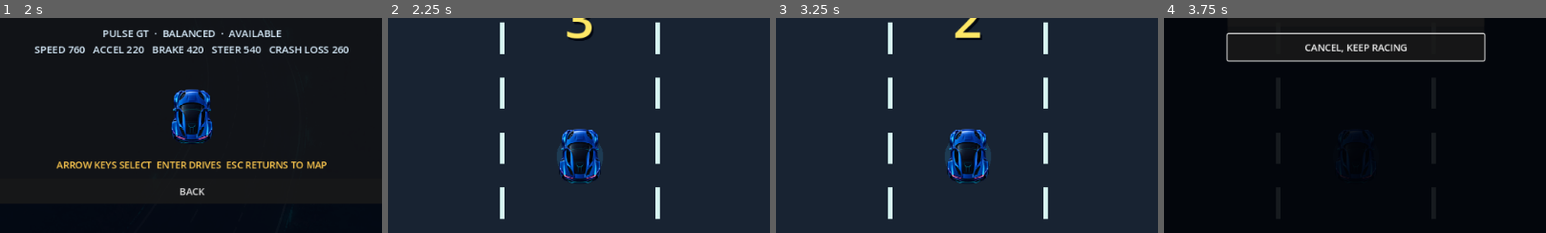
Above: before the commit, frames 1-4 (left to right).
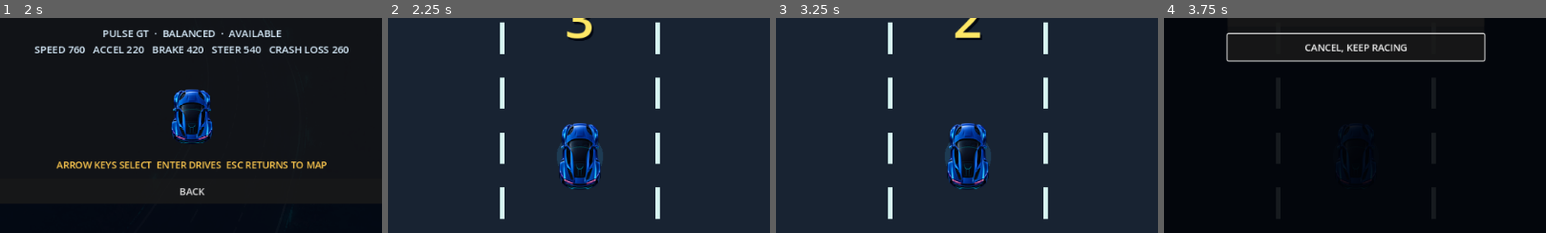
Above: after the commit, the same moments.

Repository: xiejiamincyq/car
Game: Godot game, scene res://scenes/main.tscn
Two runs of this game, one before a commit and one after it. Both use one fixed random seed, a clock stepped at 60 frames per second and the inputs below.
Inputs:
- Up to frame 1 (2 s): click "START RACE" at 0.5 s; click "01 NEON COAST" at 1.25 s
- Up to frame 2 (2.25 s): click "PULSE GT BALANCED" at 2 s
- Up to frame 3 (3.25 s): tap Enter at 2.75 s; hold Right (steer_right) from 2.78 s (still down); tap P at 2.85 s
- Up to frame 4 (3.75 s): tap R (restart_run) at 3.5 s; release Right (steer_right) at 3.53 s; hold Down (brake) from 3.53 s (still down); tap P at 3.6 s
The pictures show only the part of the screen within x 25-75%, y 50-100%; the shares and areas given below are measured in that part.

Frame 1 is identical in both runs. In frame 2, 1.6% of the frame differs, in the area x 44-56%, y 48-80%; in frame 3, 1.6%; in frame 4, less than 0.1%.

Commit message:
feat: deepen vehicle motion and speed feedback

Diff:
--- a/scripts/drive_controller.gd
+++ b/scripts/drive_controller.gd
@@ -8,6 +8,7 @@
 var steering_speed: float
 var road_half_width: float
 var player_half_width: float
+var rolling_resistance: float
 var speed: float
 var lateral_position: float = 0.0
 
@@ -18,7 +19,8 @@
 		braking_per_second: float,
 		steering_per_second: float,
 		road_limit: float = 300.0,
-		car_half_width: float = 0.0
+		car_half_width: float = 0.0,
+		coasting_resistance: float = 35.0
 	) -> void:
 	start_speed = initial_speed
 	max_speed = maximum_speed
@@ -27,10 +29,12 @@
 	steering_speed = steering_per_second
 	road_half_width = road_limit
 	player_half_width = car_half_width
+	rolling_resistance = maxf(0.0, coasting_resistance)
 	speed = start_speed
 
 func step(delta: float, accelerate_input: float, brake_input: float, steering_input: float = 0.0) -> void:
-	var speed_change := (accelerate_input * acceleration - brake_input * braking) * delta
+	var resistance := rolling_resistance if accelerate_input <= 0.0 and brake_input <= 0.0 else 0.0
+	var speed_change := (accelerate_input * acceleration - brake_input * braking - resistance) * delta
 	speed = clampf(speed + speed_change, 0.0, max_speed)
 	var center_limit := maxf(0.0, road_half_width - player_half_width)
 	lateral_position = clampf(
--- a/scripts/main.gd
+++ b/scripts/main.gd
@@ -78,6 +78,7 @@
 var visual_animation_time := 0.0
 var acceleration_visual_strength := 0.0
 var brake_visual_strength := 0.0
+var steering_visual_strength := 0.0
 var collision_visual_remaining := 0.0
 var collision_visual_direction := 1.0
 var current_vehicle: Dictionary = PlayerVehicleProfile.resolve(&"pulse_gt")
@@ -261,6 +262,7 @@
 	if run.phase == RunState.Phase.COUNTDOWN:
 		acceleration_visual_strength = 0.0
 		brake_visual_strength = 0.0
+		steering_visual_strength = move_toward(steering_visual_strength, 0.0, delta * 7.0)
 		run.tick(delta, 0.0, drive.max_speed)
 		if run.phase == RunState.Phase.RUNNING:
 			last_countdown_value = 0
@@ -273,6 +275,7 @@
 	if run.phase != RunState.Phase.RUNNING:
 		acceleration_visual_strength = 0.0
 		brake_visual_strength = 0.0
+		steering_visual_strength = move_toward(steering_visual_strength, 0.0, delta * 7.0)
 		_stop_driving_audio()
 		if run.phase == RunState.Phase.RUN_CLEAR:
 			visual_animation_time += delta
@@ -289,6 +292,7 @@
 	visual_animation_time += delta
 	acceleration_visual_strength = move_toward(acceleration_visual_strength, accelerate_input, delta * 5.0)
 	brake_visual_strength = move_toward(brake_visual_strength, brake_input, delta * 8.0)
+	steering_visual_strength = move_toward(steering_visual_strength, steering_input, delta * 7.0)
 	collision_visual_remaining = maxf(0.0, collision_visual_remaining - delta)
 	road_scroll = advance_road_scroll(road_scroll, drive.speed, delta, ROAD_MARK_REPEAT_DISTANCE)
 	environment_scroll = advance_road_scroll(environment_scroll, drive.speed, delta, ENVIRONMENT_TILE_HEIGHT)
@@ -336,6 +340,7 @@
 	draw_rect(Rect2(road_left - 30.0, 0.0, GameConfig.ROAD_HALF_WIDTH * 2.0 + 60.0, viewport_size.y), shoulder_color)
 	var road_color := VisualStyle.road_color_for_transition(feedback.previous_stage, feedback.current_stage, feedback.stage_transition_mix, high_contrast_enabled)
 	draw_rect(Rect2(road_left, 0.0, GameConfig.ROAD_HALF_WIDTH * 2.0, viewport_size.y), road_color)
+	RaceEffectRenderer.draw_speed_lines(self, viewport_size, drive.speed, drive.max_speed, visual_animation_time)
 	draw_line(Vector2(road_left, 0.0), Vector2(road_left, viewport_size.y), edge_color, 8.0)
 	draw_line(Vector2(road_right, 0.0), Vector2(road_right, viewport_size.y), edge_color, 8.0)
 	for lane_index in range(1, GameConfig.ROAD_LANE_COUNT):
@@ -356,11 +361,13 @@
 	RaceEffectRenderer.draw_acceleration(self, car_center, visual_animation_time, acceleration_visual_strength)
 	var fuel_effect_color := VisualStyle.HIGH_CONTRAST_FUEL if high_contrast_enabled else VisualStyle.FUEL_GLOW
 	RaceEffectRenderer.draw_pickup_bursts(self, feedback, fuel_effect_color)
-	var player_rect := Rect2(-current_player_texture.get_size() * 0.5, current_player_texture.get_size())
+	var player_size := VehicleVisualAnimation.corrected_vehicle_size(current_player_texture.get_size())
+	var player_rect := Rect2(-player_size * 0.5, player_size)
 	var player_modulate := Color(1.0, 1.0, 1.0, 0.45) if _is_player_flashing() else Color.WHITE
 	var impact_rotation := VehicleVisualAnimation.collision_rotation(collision_visual_remaining, collision_visual_direction)
+	var steering_rotation := VehicleVisualAnimation.steering_rotation(steering_visual_strength)
 	var impact_scale := VehicleVisualAnimation.collision_scale(collision_visual_remaining)
-	draw_set_transform(screen_shake + car_center, impact_rotation, impact_scale)
+	draw_set_transform(screen_shake + car_center, impact_rotation + steering_rotation, impact_scale)
 	draw_texture_rect(current_player_texture, player_rect, false, player_modulate)
 	draw_set_transform(screen_shake)
 	RaceEffectRenderer.draw_braking(self, car_center, visual_animation_time, brake_visual_strength, drive.speed, drive.max_speed)
@@ -436,8 +443,11 @@
 		var body_color := _traffic_color(vehicle.kind)
 		draw_circle(car_center, maxf(vehicle.half_width, vehicle.half_length * 0.55), Color(body_color, 0.13))
 		var traffic_texture := _traffic_texture_for_kind(vehicle.kind, vehicle.visual_variant)
-		var texture_rect := Rect2(car_center - traffic_texture.get_size() * 0.5, traffic_texture.get_size())
+		var traffic_size := VehicleVisualAnimation.corrected_vehicle_size(traffic_texture.get_size())
+		var texture_rect := Rect2(-traffic_size * 0.5, traffic_size)
+		draw_set_transform(screen_shake + car_center, VehicleVisualAnimation.traffic_facing_rotation())
 		draw_texture_rect(traffic_texture, texture_rect, false)
+		draw_set_transform(screen_shake)
 		draw_circle(car_center, 12.0, Color(body_color, 0.92))
 		draw_string(ThemeDB.fallback_font, car_center + Vector2(-6.0, 7.0), VisualStyle.traffic_marker_for_kind(vehicle.kind), HORIZONTAL_ALIGNMENT_LEFT, -1, 18, Color("081018"))
 		if vehicle.kind == TrafficDirector.Kind.SIGNAL_CHANGE and vehicle.warning_remaining > 0.0:
@@ -667,6 +677,7 @@
 	visual_animation_time = 0.0
 	acceleration_visual_strength = 0.0
 	brake_visual_strength = 0.0
+	steering_visual_strength = 0.0
 	collision_visual_remaining = 0.0
 	collision_audio.stop()
 	_stop_run_audio()
--- a/scripts/race_effect_renderer.gd
+++ b/scripts/race_effect_renderer.gd
@@ -56,3 +56,17 @@
 		return
 	var progress := 1.0 - remaining / VehicleVisualAnimation.COLLISION_DURATION
 	canvas.draw_arc(car_center, lerpf(42.0, 82.0, progress), 0.0, TAU, 32, Color(warning_color, alpha), 5.0)
+
+static func draw_speed_lines(canvas: CanvasItem, viewport_size: Vector2, speed: float, maximum_speed: float, animation_time: float) -> void:
+	var line_count := VehicleVisualAnimation.speed_line_count(speed, maximum_speed)
+	if line_count <= 0:
+		return
+	var speed_ratio := clampf(speed / maxf(1.0, maximum_speed), 0.0, 1.0)
+	var travel := fposmod(animation_time * speed * 1.7, viewport_size.y + 160.0)
+	for index in range(line_count):
+		var side := -1.0 if index % 2 == 0 else 1.0
+		var rank := float(index / 2)
+		var x := viewport_size.x * 0.5 + side * (360.0 + rank * 58.0)
+		var y := fposmod(travel + index * 137.0, viewport_size.y + 160.0) - 80.0
+		var length := lerpf(28.0, 105.0, speed_ratio)
+		canvas.draw_line(Vector2(x, y - length), Vector2(x, y), Color(0.55, 0.94, 1.0, 0.16 + speed_ratio * 0.30), 3.0)
--- a/scripts/traffic_director.gd
+++ b/scripts/traffic_director.gd
@@ -12,7 +12,7 @@
 var minimum_spawn_distance: float = 620.0
 var minimum_lane_gap: float = 180.0
 var reaction_distance: float = 260.0
-var max_active_vehicles: int = 8
+var max_active_vehicles: int = 6
 var vehicles: Array[TrafficVehicle] = []
 var _pool: Array[TrafficVehicle] = []
 var allocated_vehicle_count: int = 0
@@ -121,11 +121,8 @@
 		else:
 			vehicle.y -= overtake_speed * delta
 		return
-	var relative_speed := player_speed * 0.45
-	if vehicle.kind == Kind.STEADY_SLOW or vehicle.kind == Kind.TRUCK:
-		relative_speed += 150.0 if vehicle.kind == Kind.TRUCK else 105.0
-	else:
-		relative_speed += 105.0
+	var relative_speed := player_speed - vehicle.cruise_speed
+	if vehicle.kind != Kind.STEADY_SLOW and vehicle.kind != Kind.TRUCK:
 		if not vehicle.warning_started and vehicle.y >= 80.0:
 			vehicle.warning_started = true
 			vehicle.warning_remaining = lane_change_warning_duration()
@@ -141,7 +138,8 @@
 			vehicle.lane_position = move_toward(vehicle.lane_position, float(vehicle.target_lane), 2.4 * delta)
 			if is_equal_approx(vehicle.lane_position, float(vehicle.target_lane)):
 				vehicle.lane = vehicle.target_lane
-	vehicle.y = _constrain_top_vehicle_y(vehicle, vehicle.y + relative_speed * _speed_multiplier_for_stage() * delta)
+	var proposed_y := vehicle.y + relative_speed * _speed_multiplier_for_stage() * delta
+	vehicle.y = _constrain_top_vehicle_y(vehicle, proposed_y) if relative_speed >= 0.0 else proposed_y
 
 func is_lane_valid(lane: int) -> bool:
 	return lane >= 0 and lane < lane_count
@@ -358,7 +356,7 @@
 func _recycle_offscreen_vehicles() -> void:
 	var active: Array[TrafficVehicle] = []
 	for vehicle in vehicles:
-		var is_offscreen := vehicle.y > TrackGeometry.normal_recycle_y(_viewport_height) if vehicle.kind != Kind.FAST_OVERTAKE else vehicle.y < TrackGeometry.FAST_RECYCLE_Y
+		var is_offscreen := vehicle.y > TrackGeometry.normal_recycle_y(_viewport_height) or vehicle.y < -minimum_spawn_distance * 2.0 if vehicle.kind != Kind.FAST_OVERTAKE else vehicle.y < TrackGeometry.FAST_RECYCLE_Y
 		if is_offscreen:
 			_pool.append(vehicle)
 		else:
--- a/scripts/traffic_vehicle.gd
+++ b/scripts/traffic_vehicle.gd
@@ -25,6 +25,7 @@
 var half_width: float = NORMAL_HALF_WIDTH
 var half_length: float = NORMAL_HALF_LENGTH
 var visual_variant: int = 0
+var cruise_speed: float = 200.0
 
 func _init(vehicle_kind: int, initial_lane: int, initial_y: float, change_target: int = -1, variant: int = 0) -> void:
 	configure(vehicle_kind, initial_lane, initial_y, change_target, variant)
@@ -47,3 +48,9 @@
 	half_width = TRUCK_HALF_WIDTH if kind == TRUCK_KIND else NORMAL_HALF_WIDTH
 	half_length = TRUCK_HALF_LENGTH if kind == TRUCK_KIND else NORMAL_HALF_LENGTH
 	visual_variant = maxi(0, variant)
+	cruise_speed = _cruise_speed_for_kind(kind)
+
+static func _cruise_speed_for_kind(vehicle_kind: int) -> float:
+	match vehicle_kind:
+		FAST_OVERTAKE_KIND: return 920.0
+		_: return 200.0
--- a/scripts/vehicle_visual_animation.gd
+++ b/scripts/vehicle_visual_animation.gd
@@ -4,6 +4,8 @@
 const COLLISION_DURATION := 0.55
 const MAX_COLLISION_ROTATION := 0.18
 const FINISH_EMBLEM_DURATION := 0.75
+const MAX_STEERING_ROTATION := deg_to_rad(15.0)
+const VEHICLE_LENGTH_CORRECTION := 1.22
 
 static func acceleration_flame_length(time_seconds: float, throttle: float) -> float:
 	if throttle <= 0.0:
@@ -53,3 +55,16 @@
 		return 0.0
 	var progress := clampf(elapsed / FINISH_EMBLEM_DURATION, 0.0, 1.0)
 	return sin(progress * TAU) * 0.10 * (1.0 - progress)
+
+static func steering_rotation(steering_strength: float) -> float:
+	return clampf(steering_strength, -1.0, 1.0) * MAX_STEERING_ROTATION
+
+static func traffic_facing_rotation() -> float:
+	return PI
+
+static func corrected_vehicle_size(source_size: Vector2) -> Vector2:
+	return Vector2(source_size.x, source_size.y * VEHICLE_LENGTH_CORRECTION)
+
+static func speed_line_count(speed: float, maximum_speed: float) -> int:
+	var ratio := clampf(speed / maxf(1.0, maximum_speed), 0.0, 1.0)
+	return maxi(0, floori((ratio - 0.30) * 10.0))
--- a/tests/test_drive_controller.gd
+++ b/tests/test_drive_controller.gd
@@ -18,7 +18,10 @@
 
 	controller.reset()
 	controller.step(1.0, 0.0, 0.0)
-	assert(is_equal_approx(controller.speed, 100.0), "Coasting should retain current speed in the prototype")
+	assert(controller.speed < 100.0 and controller.speed >= 50.0, "Releasing the throttle must add gentle rolling resistance")
+	var coast_speed: float = controller.speed
+	controller.step(1.0, 1.0, 0.0)
+	assert(controller.speed > coast_speed, "Throttle must overcome rolling resistance")
 
 	var safe_controller = DriveController.new(100.0, 400.0, 100.0, 200.0, 300.0, 300.0, 30.0)
 	safe_controller.step(1.0, 0.0, 0.0, 1.0)
--- a/tests/test_traffic_director.gd
+++ b/tests/test_traffic_director.gd
@@ -23,6 +23,10 @@
 	var sedan_variant = director.acquire_vehicle(TrafficDirector.Kind.STEADY_SLOW, 0, 100.0)
 	var van_variant = director.acquire_vehicle(TrafficDirector.Kind.STEADY_SLOW, 1, 100.0)
 	assert(sedan_variant.visual_variant != van_variant.visual_variant, "Steady traffic must rotate between distinct sedan and van visuals")
+	assert(sedan_variant.cruise_speed >= 180.0 and sedan_variant.cruise_speed <= 220.0, "Default NPC road speed should stay near 200")
+	var initial_y: float = sedan_variant.y
+	director.update_vehicle(sedan_variant, 1.0, 500.0)
+	assert(is_equal_approx(sedan_variant.y - initial_y, 500.0 - sedan_variant.cruise_speed), "NPC screen motion must reflect player speed minus its road speed")
 	for _second in range(300):
 		director.tick(1.0, 500.0, 1)
 	assert(director.vehicles.size() <= director.max_active_vehicles, "Five minutes must keep active traffic bounded")
--- a/tests/test_vehicle_visual_animation.gd
+++ b/tests/test_vehicle_visual_animation.gd
@@ -33,4 +33,12 @@
 	assert(is_equal_approx(VehicleVisualAnimation.finish_emblem_scale(1.0), 1.0), "The finish emblem must settle exactly at normal scale")
 	assert(absf(VehicleVisualAnimation.finish_emblem_rotation(0.3)) <= 0.12, "The finish emblem rotation must remain bounded")
 	assert(is_zero_approx(VehicleVisualAnimation.finish_emblem_rotation(1.0)), "The finish emblem must settle upright")
+
+	assert(is_equal_approx(VehicleVisualAnimation.steering_rotation(1.0), deg_to_rad(15.0)), "Full right steering must lean the car fifteen degrees right")
+	assert(is_equal_approx(VehicleVisualAnimation.steering_rotation(-1.0), deg_to_rad(-15.0)), "Full left steering must lean the car fifteen degrees left")
+	assert(is_zero_approx(VehicleVisualAnimation.steering_rotation(0.0)), "A centered wheel must keep the car upright")
+	assert(is_equal_approx(VehicleVisualAnimation.traffic_facing_rotation(), PI), "NPC source art must be rotated to face the race direction")
+	var corrected_size: Vector2 = VehicleVisualAnimation.corrected_vehicle_size(Vector2(80.0, 112.0))
+	assert(corrected_size.y >= 136.0 and corrected_size.x / corrected_size.y <= 0.60, "Vehicle rendering must correct the source art's flattened silhouette")
+	assert(VehicleVisualAnimation.speed_line_count(700.0, 760.0) > VehicleVisualAnimation.speed_line_count(250.0, 760.0), "High speed must produce denser motion feedback")
 	quit()
